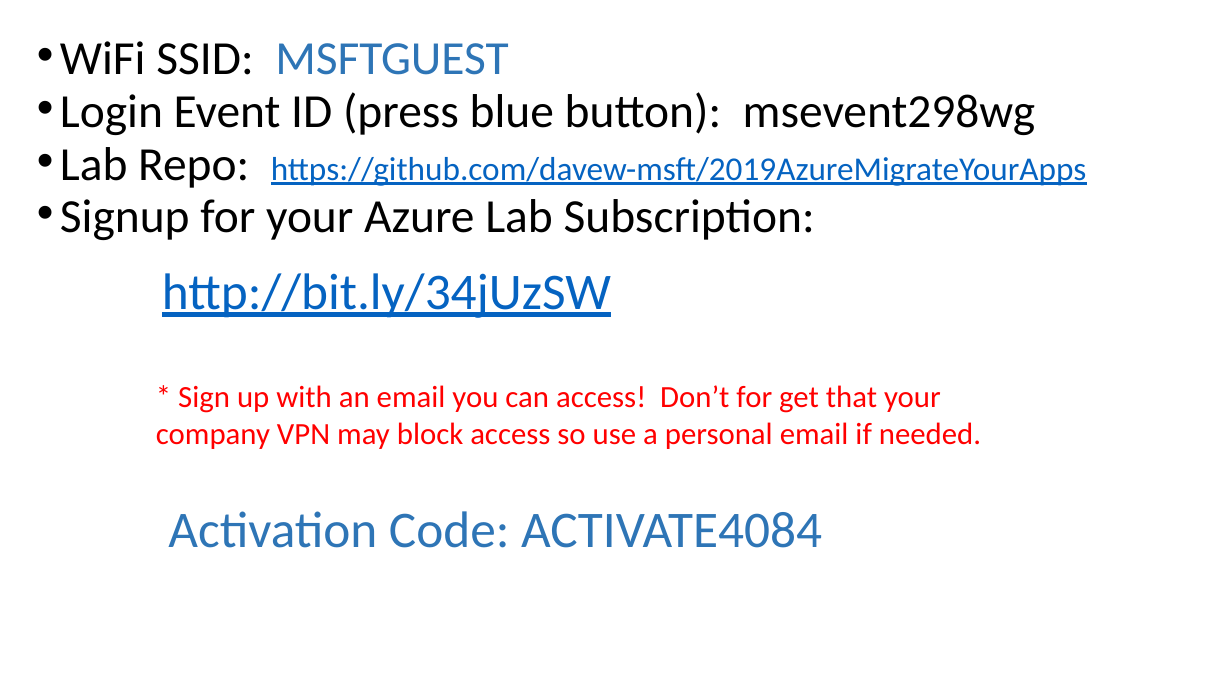
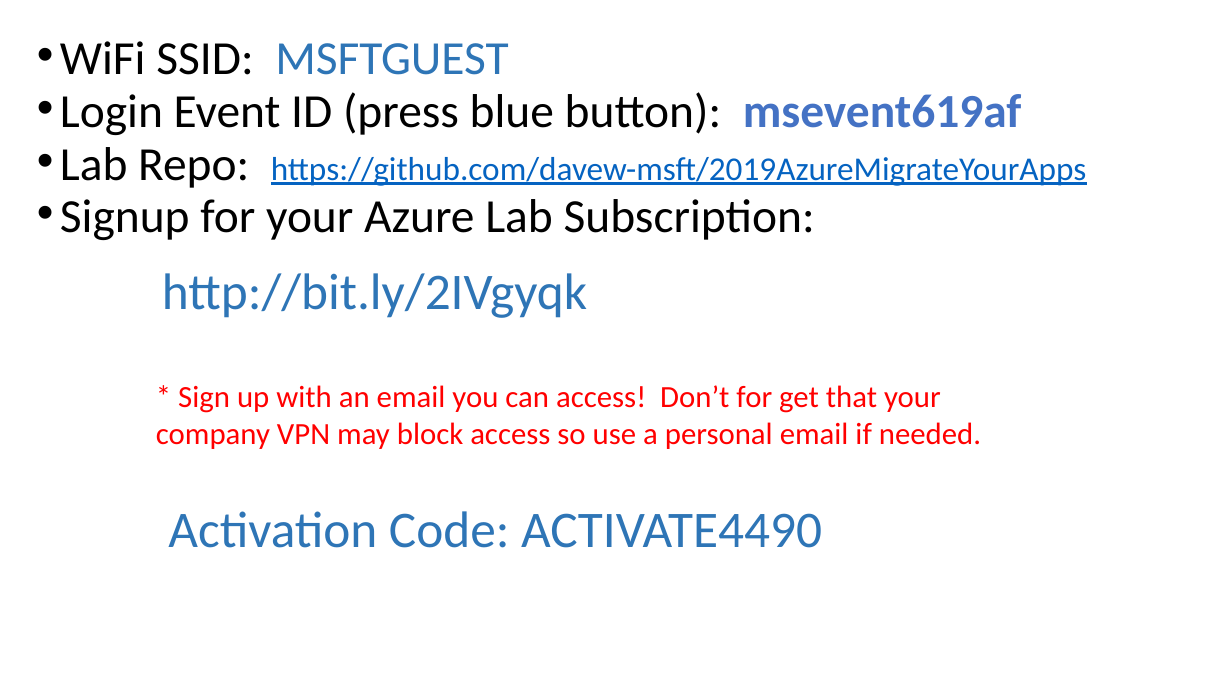
Before and after one commit to davew-msft/2019AzureMigrateYourApps, a slide deck: slide 2 of Presentations/AzureLabSetup.pptx. Drawn at 1232x693 pixels with LibreOffice and Linux fonts; fonts in the diff are those of the drawing. Boxes give left, top, right and bottom in pixels: in the first picture for what was removed or moved away, otherwise in the second. Text is boxed around its words. In the diff, an @@ line names an element or a change of style, - is before the commit and + after.

```diff
--- a/Presentations/AzureLabSetup.pptx
+++ b/Presentations/AzureLabSetup.pptx
@@ text at [60, 92, 1022, 135]: text changed @@
-• Login Event ID (press blue button): msevent298wg
+• Login Event ID (press blue button): msevent619af
@@ text at [162, 273, 587, 318]: text changed; text colour #0563C1 to #2E75B6 @@
-http://bit.ly/34jUzSW
+http://bit.ly/2IVgyqk
@@ text at [168, 511, 822, 548]: text changed @@
-Activation Code: ACTIVATE4084
+Activation Code: ACTIVATE4490
```
Also in this commit, not shown: 1 other slide changed.
